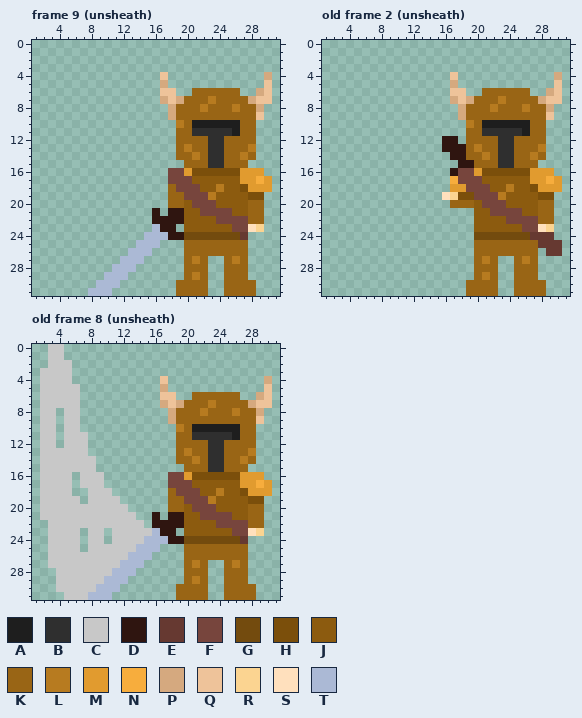
File history of a pixel-art file, Battle Super Legends Super Edition/Assets/Sprites/Aseprite/golden knight attack.aseprite. This is how it looked before the edit.
48x32 pixels, 19 frames. Colours within 5 levels of each other are drawn and written as one. Shown: frame 9 (unsheath): x 1..31, y 0..31; old frame 2 (unsheath): x 1..31, y 0..31; old frame 8 (unsheath): x 1..31, y 0..31. The commit also changed other frames, which this record leaves out.
Visible layers, top first: "armor", "sword".
Palette (. is transparent): A #1e1e1e  B #2f2f2f  C #c8c8c8  D #2f1510  E #663931  F #77453d  G #734b0e  H #7b4f0b  J #8c5b0f  K #996515  L #b77b20  M #e19b2f  N #f7ad3d  P #d5a97f  Q #eec39a  R #fbd491  S #ffe0bd  T #abb9d5
Pixels before, frame 9 (unsheath), first column x 8:
 4 .........Q............P
 5 .........P............Q
 6 .........QQ..KKKKKK..PQ
 7 .........PQPKKKLKKKKPQQ
 8 ..........PKKKLKKKLKKP.
 9 ..........PKKKKKKKKKKQ.
10 ...........LKAAAAAAKK..
11 ...........KKBBBBBAKK..
12 ...........KKKKBBKKKK..
13 ...........KLKKBBKKKL..
14 ...........KKLKBBKKLK..
15 ............KKKBBKKK...
16 ..........FFMHHHHHHMMM.
17 ..........FFFJJJJJJMMNM
18 ..........KFFFJJLJJHMMM
19 ..........KKFFFLJJJJHH.
20 ..........KKJFFFJJJJKK.
21 ........D.DDJJFFFFJJKK.
22 ........DDDDJJJJFFFFKK.
23 ........TDD.JJJJJJFFSR.
24 .......TTTDDGGGGGGGE...
25 ......TTT...KKKKKKKK...
26 .....TTT....KKKKKKKK...
27 ....TTT.....KLK..KLK...
28 ...TTT......KKK..KKK...
29 ..TTT.......KLK..KKK...
30 .TTT.......KKKK..KKKK..
31 TTT........KKKK..KKKK..
Pixels before, old frame 2 (unsheath), first column x 16:
 4 .Q............P
 5 .P............Q
 6 .QQ..KKKKKK..PQ
 7 .PQPKKKLKKKKPQQ
 8 ..PKKKLKKKLKKP.
 9 ..PKKKKKKKKKKQ.
10 ...LKAAAAAAKK..
11 ...KKBBBBBAKK..
12 DD.KKKKBBKKKK..
13 DDDKLKKBBKKKL..
14 .DDKKLKBBKKLK..
15 ..DDKKKBBKKK...
16 .DFFMHHHHHHMMM.
17 .NFFFJJJJJJMMNM
18 .MMFFFJJLJJHMMM
19 SRHHFFFLJJJJHH.
20 .KKKJFFFJJJJKK.
21 ....JJFFFFJJKK.
22 ....JJJJFFFFKK.
23 ....JJJJJJFFSR.
24 ....GGGGGGGEEE.
25 ....KKKKKKKKEEE
26 ....KKKKKKKK.EE
27 ....KLK..KLK...
28 ....KKK..KKK...
29 ....KLK..KKK...
30 ...KKKK..KKKK..
31 ...KKKK..KKKK..
Pixels before, old frame 8 (unsheath), first column x 2:
 0 .CC..........................
 1 .CC..........................
 2 .CCC.........................
 3 CCCC.........................
 4 CCCC...........Q............P
 5 CCCCC..........P............Q
 6 CCCCC..........QQ..KKKKKK..PQ
 7 CCCCC..........PQPKKKLKKKKPQQ
 8 CC.CC...........PKKKLKKKLKKP.
 9 CC.CC...........PKKKKKKKKKKQ.
10 CC.CC............LKAAAAAAKK..
11 CC.CCC...........KKBBBBBAKK..
12 CC.CCC...........KKKKBBKKKK..
13 CCCCCC...........KLKKBBKKKL..
14 CCCCCCC..........KKLKBBKKLK..
15 CCCCCCC...........KKKBBKKK...
16 CCCC.CCC........FFMHHHHHHMMM.
17 CCCC.CCC........FFFJJJJJJMMNM
18 CCCC..CCC.......KFFFJJLJJHMMM
19 CCCCC.CCCC......KKFFFLJJJJHH.
20 CCCCCCCCCCC.....KKJFFFJJJJKK.
21 CCCCCCCCCCCC..D.DDJJFFFFJJKK.
22 .CCCCCCCCCCCC.DDDDJJJJFFFFKK.
23 .CCCC.CC.CCCCCTDD.JJJJJJFFSR.
24 .CCCC.CC.CCCCTTTDDGGGGGGGE...
25 .CCCC.CCCCCCTTT...KKKKKKKK...
26 .CCCCCCCCCCTTT....KKKKKKKK...
27 .CCCCCCCCCTTT.....KLK..KLK...
28 ..CCCCCCCTTT......KKK..KKK...
29 ..CCCCCCTTT.......KLK..KKK...
30 ..CCCCCTTT.......KKKK..KKKK..
31 ...CCCTTT........KKKK..KKKK..
The result:
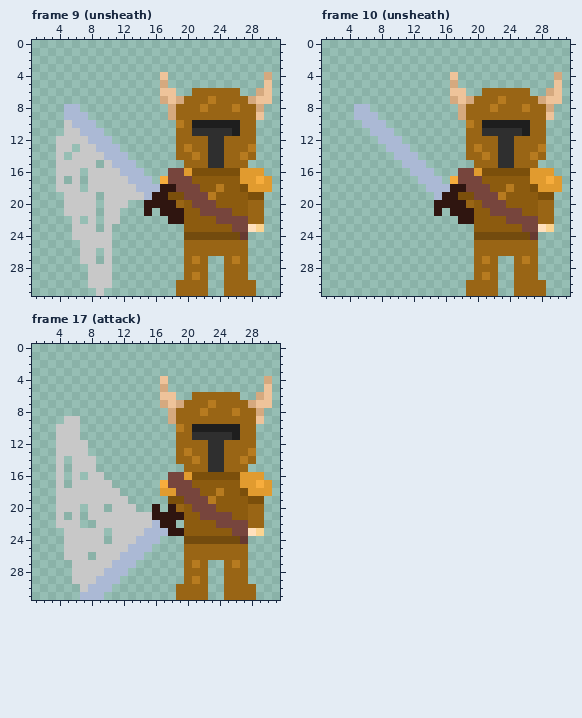
A new or re-ordered frame is compared with the old frame closest to it.
The edit:
frames 19 -> 28
Changed rows in their new state; - is an unchanged pixel.
Frame 9 (unsheath), layers "armor", "sword":
first column x 4:
 8 -TT-------------
 9 -TTT------------
10 -CTTT-----------
11 -CCTTT----------
12 CCCCTTT---------
13 CC-CCTTT--------
14 C-CCCCTTT-------
15 CCCCC-CTTT------
16 CCC-CCCCTTT-----
17 C-C-CCCCCTTT-N--
18 CCC-CCCCCCTTTDD-
19 -CCCC-CCCCCTDDHH
20 -CCCC-CCC--DDDD-
21 -CCCC-CC---D.D--
22 --C-C-CC----..--
23 --CCC-C-----...-
24 --CCCCC----.....
25 ---CCCC---...---
26 ---CC-C--...----
27 ---CC-C-...-----
28 ----CCC...------
29 ----CCC..-------
30 ----CCC.--------
31 ----.C.---------
Frame 10 (unsheath) is new; against old frame 2 (unsheath), layers "armor", "sword":
first column x 5:
 8 TT------------------------
 9 TTT-----------------------
10 -TTT----------------------
11 --TTT---------------------
12 ---TTT-----..-------------
13 ----TTT----...------------
14 -----TTT----..------------
15 ------TTT----..-----------
16 -------TTT--.-------------
17 --------TTT---------------
18 ---------TTTDD------------
19 ----------TDD-------------
20 ----------DDDD------------
21 ----------D-DDD-----------
22 -------------DD-----------
24 -----------------------..-
25 -----------------------...
26 ------------------------..
Frame 17 (attack) is new; against old frame 8 (unsheath), layers "armor", "sword":
first column x 2:
 0 -..---------------
 1 -..---------------
 2 -...--------------
 3 ....--------------
 4 ....--------------
 5 .....-------------
 6 .....-------------
 7 .....-------------
 8 ..-..-------------
 9 ..----------------
10 ..C---------------
11 ..C--.------------
12 ..C---------------
13 ..----------------
14 ..-.--------------
15 ..-.--------------
16 ..-.C.------------
17 ..-.C---C------N--
18 ..--CC---C-----MM-
19 ..---C----C-----HH
20 ..---.--.--C--D-D-
21 ..-.-.------CC-D--
22 -.---..------CT--.
23 -..--C-------T-T-D
24 -..--C------T--...
25 -..--C-----T--.---
26 -..---.---T--.----
27 -...-----T--.-----
28 --..----T--.------
29 --..---T--.-------
30 --...-T--.--------
31 ---..T--.---------
Boxes around the changes in both pictures, in picture pixels (x1, y1, x2, y2):
changed: (56, 104, 184, 296)
changed: (354, 104, 474, 224)
erased: (538, 232, 562, 256)
changed: (40, 344, 184, 600)
